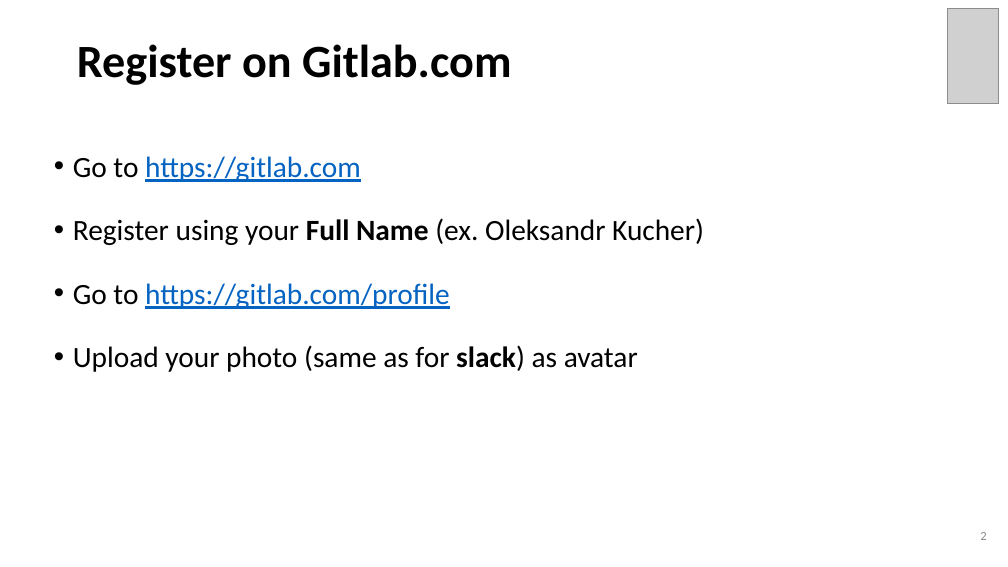
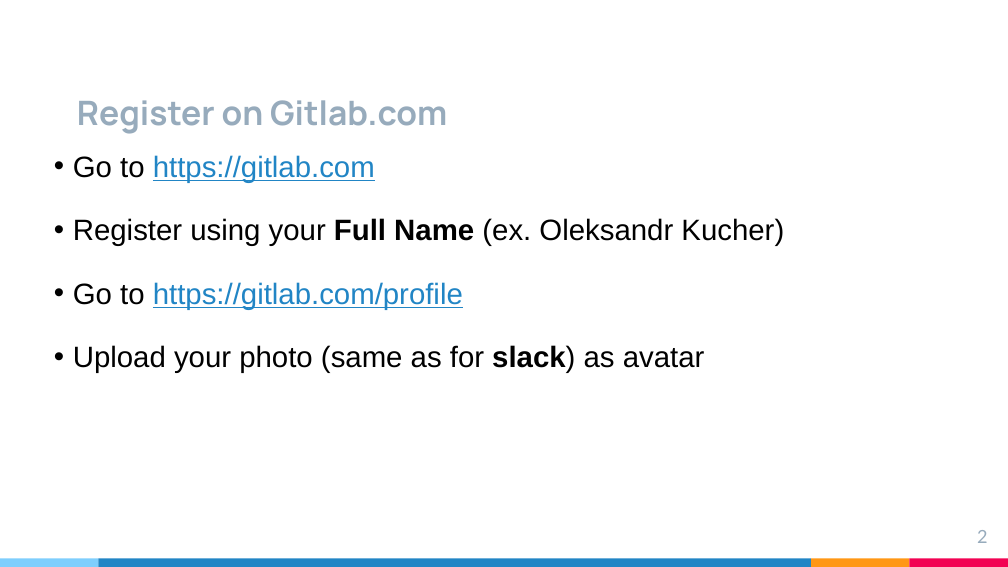
Before and after one commit to brahinets/GeekHub-J4W-9, a slide deck: slide 2 of Lectures/Lesson 01 - Gitlab + Intellij IDEA.pptx. Drawn at 1008x567 pixels with LibreOffice and Linux fonts; fonts in the diff are those of the drawing; grey boxes stand for pictures. Boxes give left, top, right and bottom in pixels: in the first picture for what was removed or moved away, otherwise in the second. Text is boxed around its words. In the diff, an @@ line names an element or a change of style, - is before the commit and + after.

Commit message:
updated presentation styles

```diff
--- a/Lectures/Lesson 01 - Gitlab + Intellij IDEA.pptx
+++ b/Lectures/Lesson 01 - Gitlab + Intellij IDEA.pptx
@@ picture removed at [948, 8, 999, 104] @@
@@ title "Register on Gitlab.com" at [77, 100, 447, 134]: size 44 to 32 pt, font Calibri to Manrope, text colour #000000 to #97ABBC; line spacing 0.9 to 1; vertical alignment top to bottom @@
@@ text "Go to https://gitlab.com" at [73, 155, 784, 373]: font Calibri to Arial; text colour #0563C1 to #2185C5 in "https://gitlab.com", "https://gitlab.com/profile" @@
@@ page number at [977, 530, 988, 543]: size 12 to 17.3 pt, font Calibri to Lato, text colour #8C8C8C to #97ABBC; vertical alignment middle to top @@
@@ rectangle added at [0, 559, 98, 567], fill #7ECEFD @@
@@ rectangle added at [98, 559, 811, 567], fill #2185C5 @@
@@ rectangle added at [811, 559, 910, 567], fill #FF9715 @@
@@ rectangle added at [910, 559, 1008, 567], fill #F20253 @@
```
Also in this commit, not shown: 23 other slides changed, 1 slide added, 1 slide removed.
